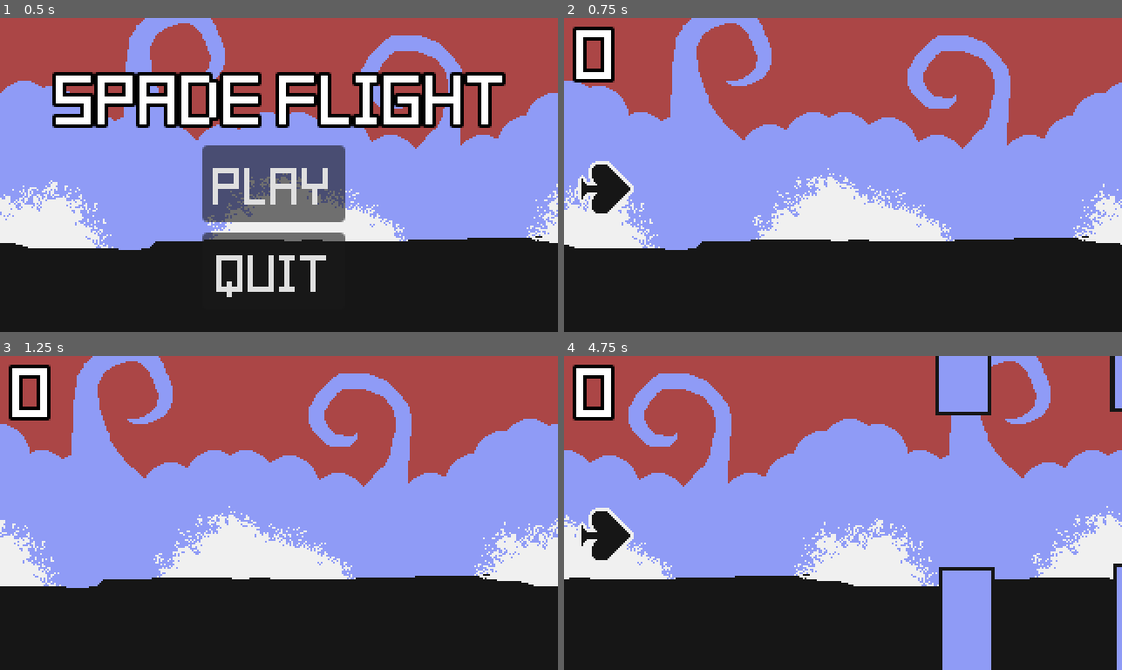
Above: before the commit, frames 1-4 (two rows, left to right).
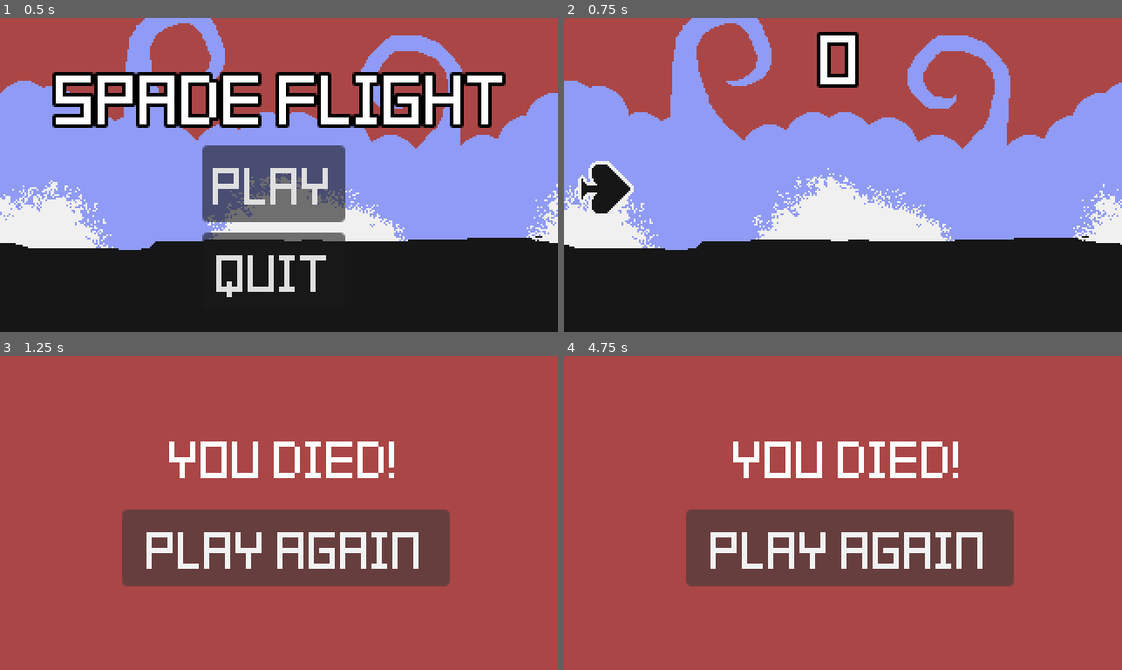
Above: after the commit, the same moments.

Repository: jadicodes/spade-flight
Game: Godot game, scene res://ui_screens/main_menu/main_menu.tscn
Same seed, same stepped clock (60 frames per second), same inputs: the game is played once before the commit and once after it.
Inputs (mouse positions are in pixels of both pictures, inside the frame that each line leads up to):
- Up to frame 1 (0.5 s): no input
- Up to frame 2 (0.75 s): click "Play" at 0.5 s
- Up to frame 3 (1.25 s): no input
- Up to frame 4 (4.75 s): click (848, 547) at 1.25 s, where only the run after the commit has a clickable "Play Again"; click (848, 547) at 2 s, where only the run after the commit has a clickable "Play Again"; click (848, 547) at 2.75 s, where only the run after the commit has a clickable "Play Again"; tap Enter (ui_accept) at 3.5, 3.77, 4.07, 4.52 s

Frame 1 is identical in both runs. In frame 2, 2.2% of the frame differs, in the area x 1-53%, y 2-23%; in frame 3, 74%; in frame 4, 75%, in the area x 0-100%, y 0-100%.

Commit message:
Add background music

Diff:
--- /dev/null
+++ b/project/common/jukebox/jukebox.gd
@@ -0,0 +1,5 @@
+extends Control
+
+
+func play_music():
+	$MainMusic.play()
--- /dev/null
+++ b/project/common/jukebox/jukebox.tscn
@@ -0,0 +1,17 @@
+[gd_scene load_steps=3 format=3 uid="uid://by12ljsribed8"]
+
+[ext_resource type="Script" path="res://common/jukebox/jukebox.gd" id="1_ccn71"]
+[ext_resource type="AudioStream" uid="uid://cwdnrn4kdgwpd" path="res://common/background_music_loop.ogg" id="1_tlyvs"]
+
+[node name="Jukebox" type="Control"]
+layout_mode = 3
+anchors_preset = 15
+anchor_right = 1.0
+anchor_bottom = 1.0
+grow_horizontal = 2
+grow_vertical = 2
+script = ExtResource("1_ccn71")
+
+[node name="MainMusic" type="AudioStreamPlayer" parent="."]
+stream = ExtResource("1_tlyvs")
+volume_db = -10.0
--- a/project/hud/hud.tscn
+++ b/project/hud/hud.tscn
@@ -13,11 +13,14 @@
 script = ExtResource("1_efgw5")
 
 [node name="Score" type="Label" parent="."]
-layout_mode = 0
-offset_left = -1.0
-offset_top = -5.0
-offset_right = 39.0
-offset_bottom = 43.0
+layout_mode = 1
+anchors_preset = 5
+anchor_left = 0.5
+anchor_right = 0.5
+offset_left = -36.0
+offset_right = 36.0
+offset_bottom = 48.0
+grow_horizontal = 2
 theme = ExtResource("2_ww8s1")
 theme_override_colors/font_color = Color(1, 1, 1, 1)
 theme_override_colors/font_outline_color = Color(0, 0, 0, 1)
--- a/project/project.godot
+++ b/project/project.godot
@@ -14,6 +14,10 @@
 run/main_scene="res://ui_screens/main_menu/main_menu.tscn"
 config/features=PackedStringArray("4.2", "GL Compatibility")
 config/icon="res://icon.svg"
+
+[autoload]
+
+Jukebox="*res://common/jukebox/jukebox.tscn"
 
 [display]
 
--- a/project/spade/spade.gd
+++ b/project/spade/spade.gd
@@ -24,4 +24,4 @@
 		_kill()
 
 func _kill():
-	get_tree().change_scene_to_file("res://ui_screens/end_screen.tscn")
+	get_tree().change_scene_to_file("res://ui_screens/end_screen/end_screen.tscn")
--- a/project/ui_screens/end_screen/end_screen.gd
+++ b/project/ui_screens/end_screen/end_screen.gd
@@ -1,4 +1,8 @@
 extends Node2D
+
+
+func _ready():
+	$EndSound.play()
 
 
 func _on_play_again_button_pressed():
--- a/project/ui_screens/end_screen/end_screen.tscn
+++ b/project/ui_screens/end_screen/end_screen.tscn
@@ -1,7 +1,8 @@
-[gd_scene load_steps=3 format=3 uid="uid://dkno0wo1tgqhg"]
+[gd_scene load_steps=4 format=3 uid="uid://dkno0wo1tgqhg"]
 
 [ext_resource type="Script" path="res://ui_screens/end_screen/end_screen.gd" id="1_yqjgq"]
 [ext_resource type="Theme" uid="uid://c2c6ex86ggxtl" path="res://common/font.tres" id="2_y3bxl"]
+[ext_resource type="AudioStream" uid="uid://hmf7repb2upp" path="res://ui_screens/end_screen/explosion.wav" id="3_vgoiv"]
 
 [node name="EndScreen" type="Node2D"]
 script = ExtResource("1_yqjgq")
@@ -35,4 +36,7 @@
 theme_override_font_sizes/font_size = 24
 text = "Play Again"
 
+[node name="EndSound" type="AudioStreamPlayer" parent="."]
+stream = ExtResource("3_vgoiv")
+
 [connection signal="pressed" from="PlayAgainButton" to="." method="_on_play_again_button_pressed"]
--- a/project/ui_screens/main_menu/main_menu.gd
+++ b/project/ui_screens/main_menu/main_menu.gd
@@ -1,5 +1,7 @@
 extends Node2D
 
+func _ready():
+	Jukebox.play_music()
 
 
 func _on_play_button_pressed():
--- a/project/world/world.tscn
+++ b/project/world/world.tscn
@@ -32,6 +32,15 @@
 
 [node name="HUD" parent="." instance=ExtResource("4_hwyhu")]
 z_index = 2
+anchors_preset = 0
+anchor_right = 0.0
+anchor_bottom = 0.0
+offset_left = 45.0
+offset_top = -2.0
+offset_right = 273.0
+offset_bottom = -2.0
+grow_horizontal = 1
+grow_vertical = 1
 
 [node name="SpadeCatcher" type="StaticBody2D" parent="."]
 collision_layer = 2
Not shown, added: project/common/background_music_loop.ogg.import
Not shown, added: project/common/background_music_loop.ogg
